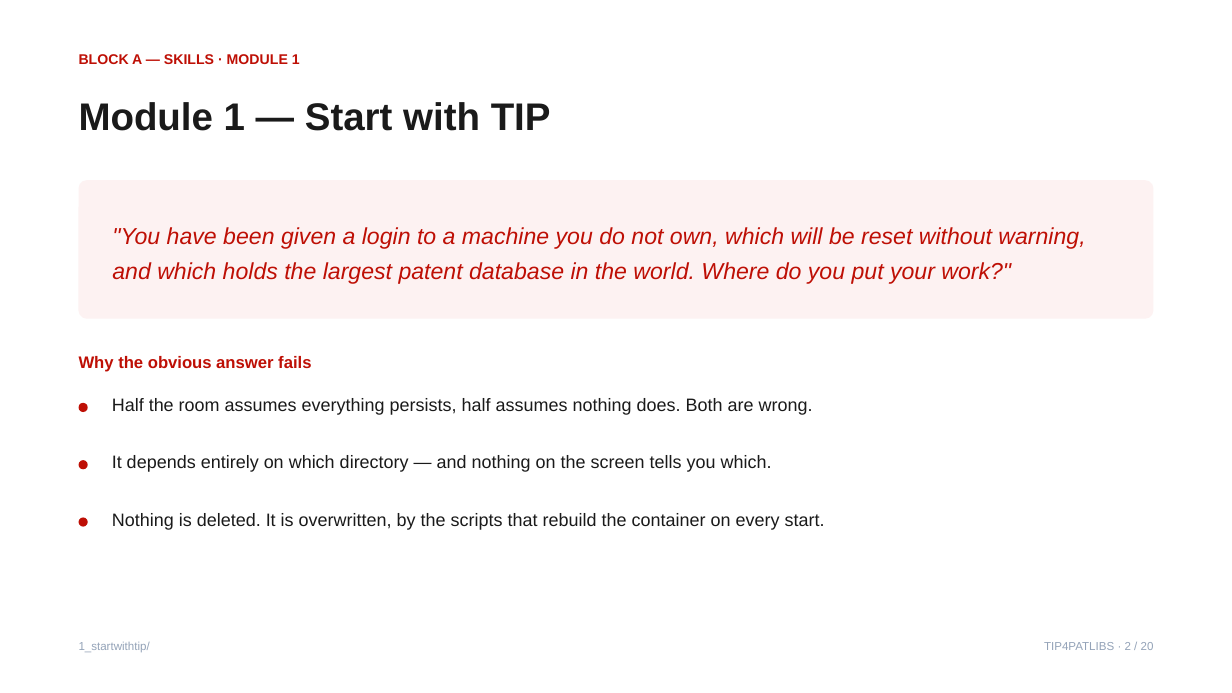
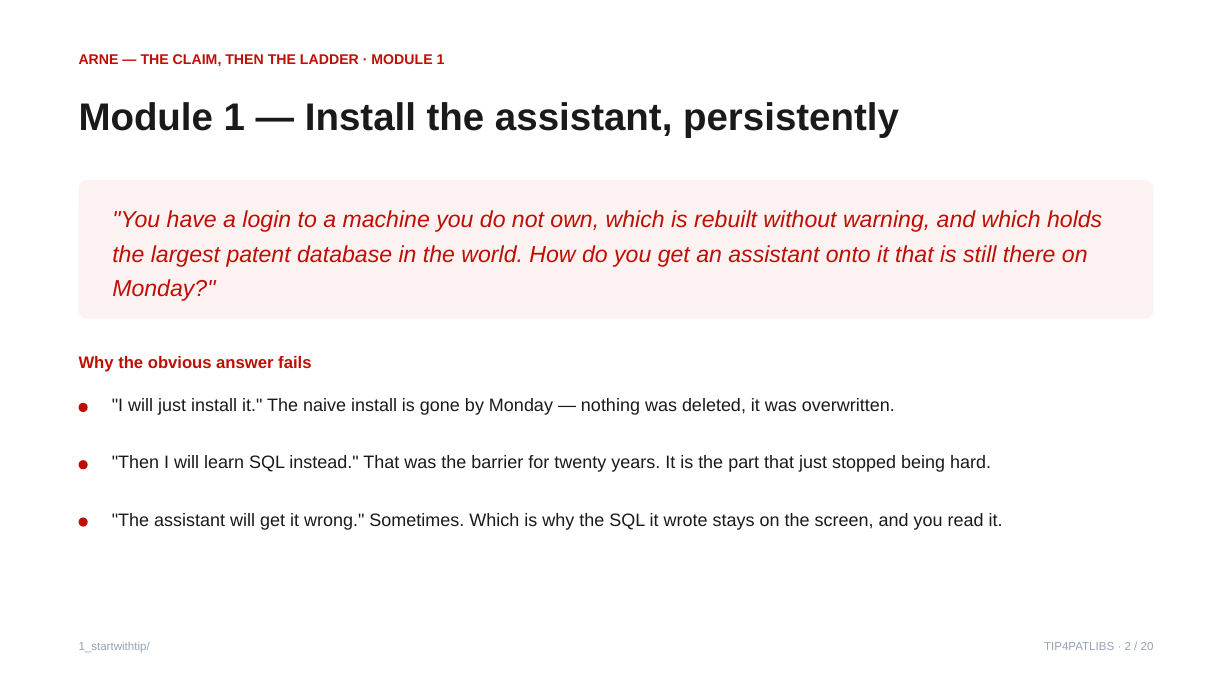
Before and after one commit to mtcberlin/epo-tip4patlibs, a slide deck: slide 2 of 9_documentation/course/TIP4PATLIBS_workshop.pptx. Drawn at 1232x693 pixels with LibreOffice and Linux fonts; fonts in the diff are those of the drawing. Boxes give left, top, right and bottom in pixels: in the first picture for what was removed or moved away, otherwise in the second. Text is boxed around its words. In the diff, an @@ line names an element or a change of style, - is before the commit and + after.

```diff
--- a/9_documentation/course/TIP4PATLIBS_workshop.pptx
+++ b/9_documentation/course/TIP4PATLIBS_workshop.pptx
@@ text at bbox=[79, 54, 445, 66]: text changed @@
-BLOCK A — SKILLS · MODULE 1
+ARNE — THE CLAIM, THEN THE LADDER · MODULE 1
@@ text at bbox=[79, 102, 899, 138]: text changed @@
-Module 1 — Start with TIP
+Module 1 — Install the assistant, persistently
@@ text in rounded rectangle at bbox=[112, 210, 1102, 301]: text changed @@
-"You have been given a login to a machine you do not own, which will be reset without warning, and which holds the largest patent database in the world. Where do you put your work?"
+"You have a login to a machine you do not own, which is rebuilt without warning, and which holds the largest patent database in the world. How do you get an assistant onto it that is still there on Monday?"
@@ text at bbox=[112, 398, 895, 415]: text changed @@
-Half the room assumes everything persists, half assumes nothing does. Both are wrong.
+"I will just install it." The naive install is gone by Monday — nothing was deleted, it was overwritten.
@@ text at bbox=[112, 455, 991, 472]: text changed @@
-It depends entirely on which directory — and nothing on the screen tells you which.
+"Then I will learn SQL instead." That was the barrier for twenty years. It is the part that just stopped being hard.
@@ text at bbox=[112, 513, 1003, 530]: text changed @@
-Nothing is deleted. It is overwritten, by the scripts that rebuild the container on every start.
+"The assistant will get it wrong." Sometimes. Which is why the SQL it wrote stays on the screen, and you read it.
```
Also in this commit, not shown: 19 other slides changed, 2 other files.
